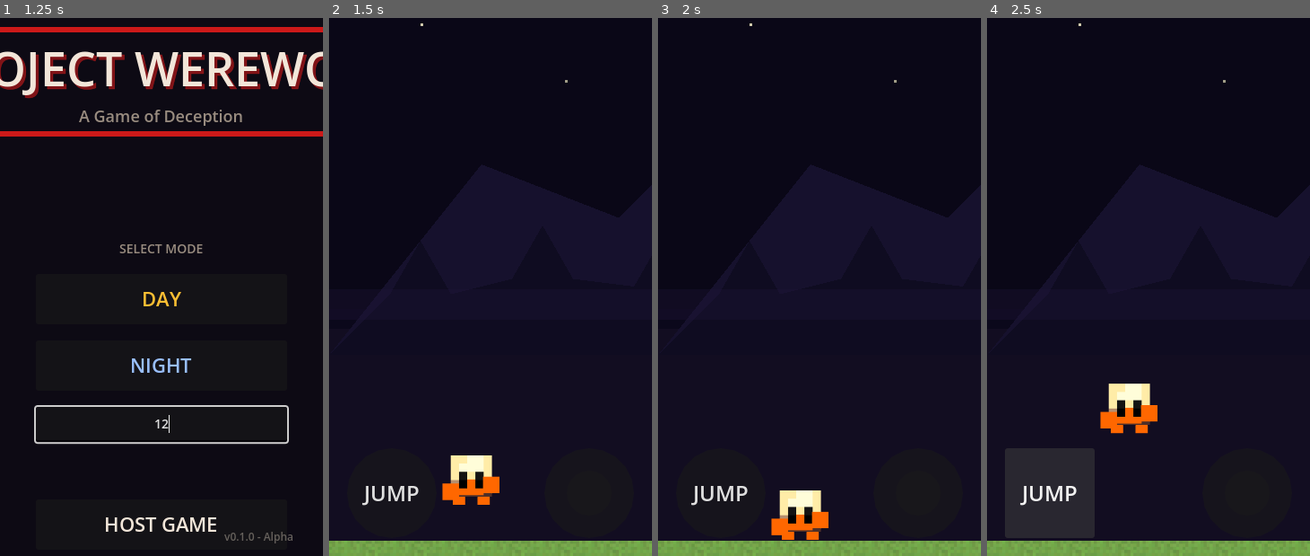
Above: before the commit, frames 1-4 (left to right).
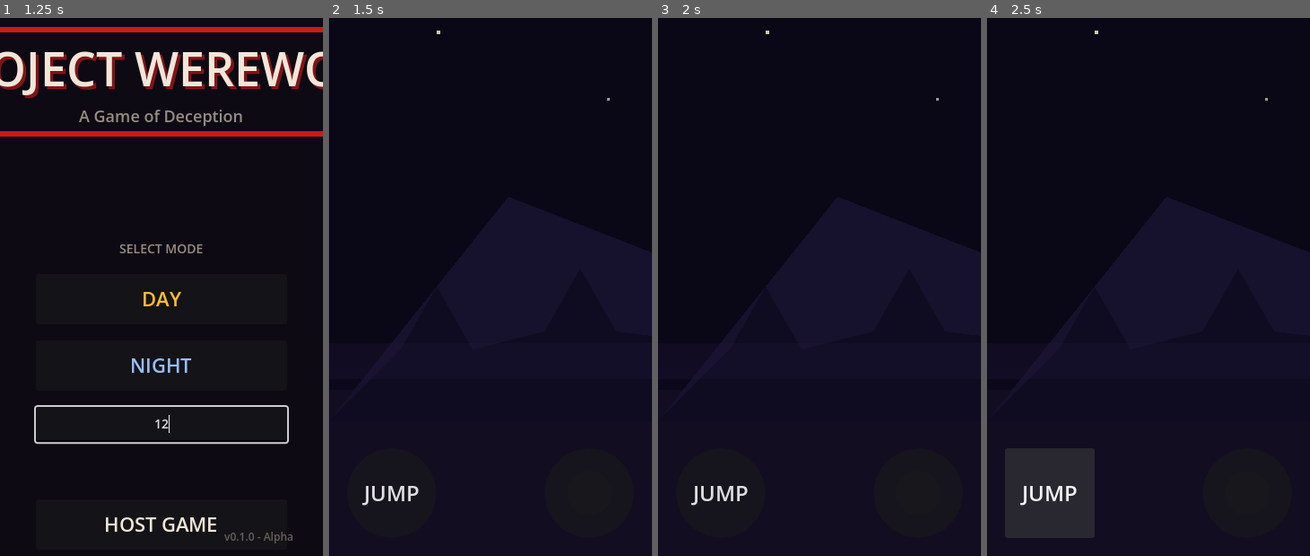
Above: after the commit, the same moments.

Repository: Sachindu-Nethmin/project-werewolf
Game: Godot game, scene res://scenes/main_menu.tscn
The game is run twice, just before and just after one commit, with the same random seed, the same clock (stepped at 60 frames per second) and the same inputs.
Inputs (mouse positions are in pixels of both pictures, inside the frame that each line leads up to):
- Up to frame 1 (1.25 s): click (161, 426) at 0.52 s; type "12" at 0.6 s
- Up to frame 2 (1.5 s): click "NIGHT" at 1.25 s
- Up to frame 3 (2 s): no input
- Up to frame 4 (2.5 s): click "JUMP" at 2 s

Frame 1 is identical in both runs. In frame 2, 4.2% of the frame differs, in the area x 0-100%, y 1-100%; in frame 3, 4.2%; in frame 4, 4.3%.
Error after the commit: Parse Error: Invalid operands "Array" and "PackedInt32Array" for "+" operator. (res://scripts/level_1.gd:96)

Commit message:
Improve room join flow and player spawning
- Add Enter key support for room code input
- Show waiting status and room code on host screen
- Implement proper player spawning for joining clients
- Add feedback messages during connection process
- Ensure all peers spawn players when client joins

This creates a seamless multiplayer experience where both
host and client see each other's players immediately.

Diff:
--- a/scripts/level_1.gd
+++ b/scripts/level_1.gd
@@ -66,6 +66,10 @@
 			_add_player(id)
 
 		_add_player(1)
+	else:
+		# Client waits for server to spawn players
+		await get_tree().create_timer(0.1).timeout
+		_spawn_all_peers()
 
 
 var _spawn_points := [Vector2(192, -80), Vector2(512, -80), Vector2(832, -80), Vector2(1152, -80)]
@@ -85,6 +89,14 @@
 func _remove_player(id: int) -> void:
 	if has_node(str(id)):
 		get_node(str(id)).queue_free()
+
+
+func _spawn_all_peers() -> void:
+	# Client spawns players for all connected peers
+	var all_peers = [1] + multiplayer.get_peers()
+	for id in all_peers:
+		if not has_node(str(id)):
+			_add_player(id)
 
 
 # ─── Level builder ────────────────────────────────────────────────────────────
--- a/scripts/main_menu.gd
+++ b/scripts/main_menu.gd
@@ -38,6 +38,7 @@
 	host_button.pressed.connect(_on_host_pressed)
 	join_button.pressed.connect(_on_join_pressed)
 	quit_button.pressed.connect(_on_quit_pressed)
+	room_code_input.text_submitted.connect(_on_room_code_submitted)
 
 	MultiplayerManager.room_code_ready.connect(_on_room_code_ready)
 	MultiplayerManager.connection_failed.connect(_on_connection_failed)
@@ -102,19 +103,30 @@
 
 func _on_join_pressed() -> void:
 	var code := room_code_input.text.strip_edges().to_upper()
+	_attempt_join(code)
+
+
+func _on_room_code_submitted(new_text: String) -> void:
+	var code := new_text.strip_edges().to_upper()
+	_attempt_join(code)
+
+
+func _attempt_join(code: String) -> void:
 	if code.length() < 4:
 		status_label.text = "Room code too short"
 		return
+	if host_button.disabled:
+		return
 	host_button.disabled = true
 	join_button.disabled = true
-	status_label.text = "Connecting..."
+	status_label.text = "Connecting to " + code + "..."
 	MultiplayerManager.join_game(code)
 
 
 func _on_room_code_ready(code: String) -> void:
-	status_label.text = "Room Code: " + code
+	status_label.text = "Room: " + code + " - Waiting for players..."
 	room_code_input.visible = false
-	get_tree().change_scene_to_file("res://scenes/level_1.tscn")
+	print("Host room created with code: ", code)
 
 
 func _on_connected_to_game() -> void:
